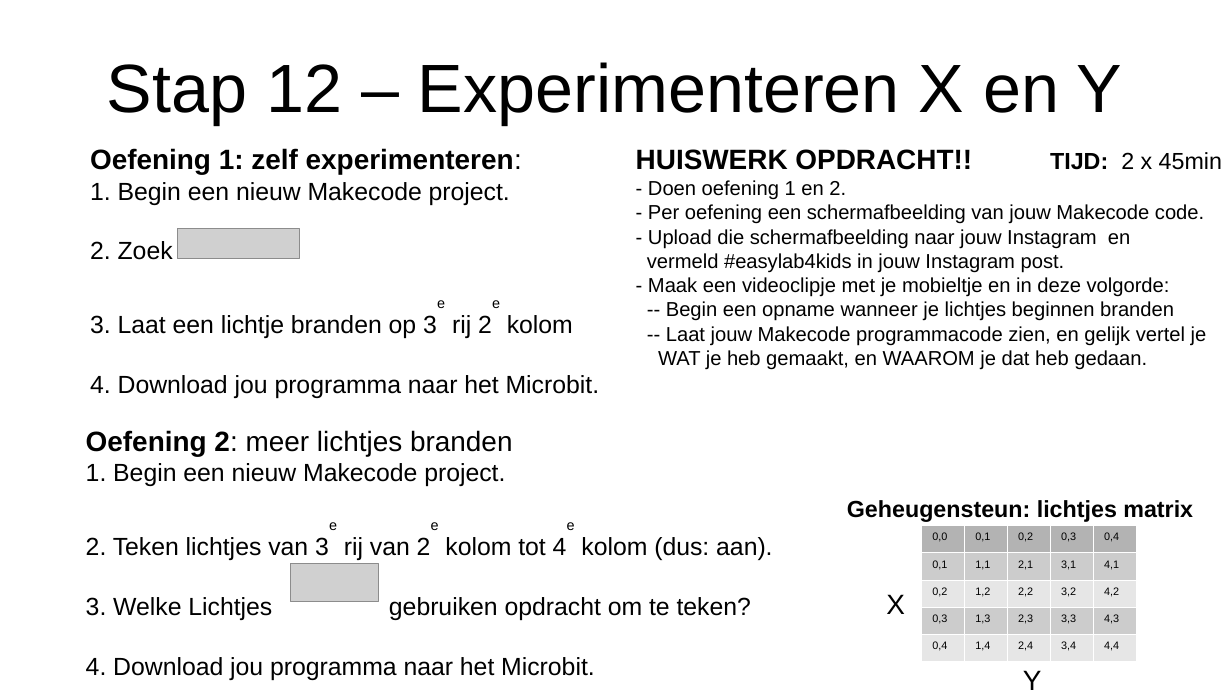
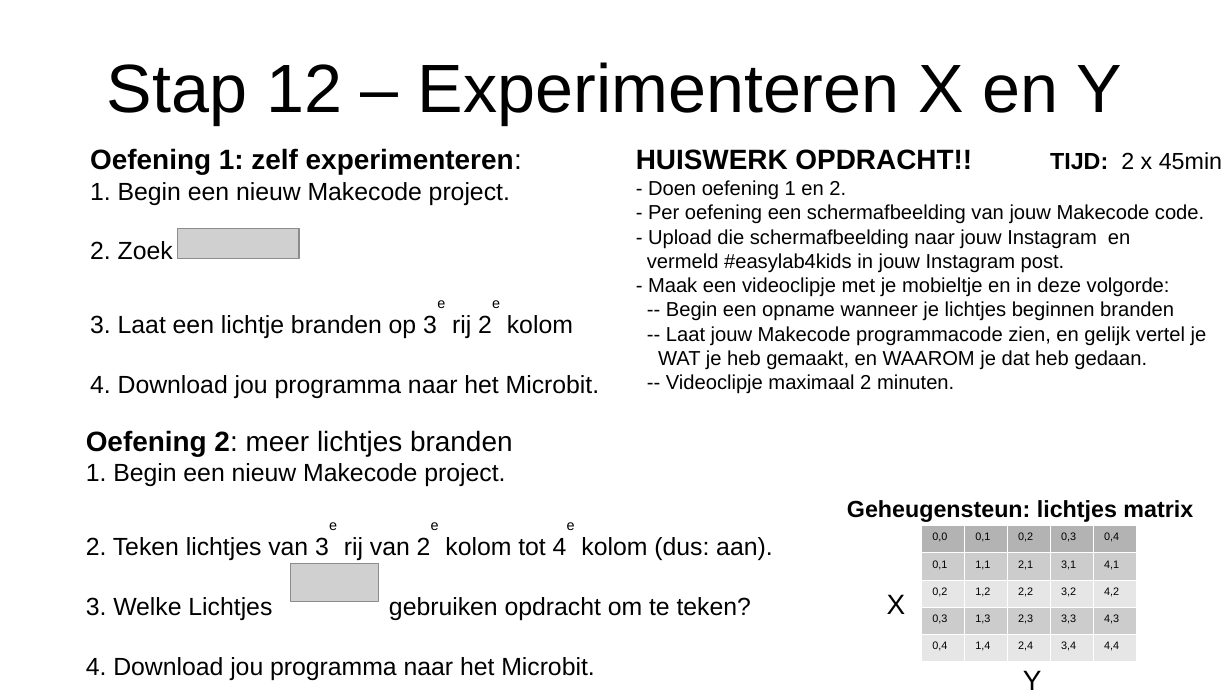
Before and after one commit to pappavis/Easylab4kids_lessen, a slide deck: slide 16 of lesmateriaal/083_Microbit_lichtjes/083_Microbit_lichtjes.pptx. Drawn at 1232x693 pixels with LibreOffice and Linux fonts; fonts in the diff are those of the drawing; grey boxes stand for pictures. Boxes give left, top, right and bottom in pixels: in the first picture for what was removed or moved away, otherwise in the second. Text is boxed around its words. In the diff, an @@ line names an element or a change of style, - is before the commit and + after.

```diff
--- a/lesmateriaal/083_Microbit_lichtjes/083_Microbit_lichtjes.pptx
+++ b/lesmateriaal/083_Microbit_lichtjes/083_Microbit_lichtjes.pptx
@@ text at box(666, 374, 954, 394): paragraph added @@
+-- Videoclipje maximaal 2 minuten.
```
Also in this commit, not shown: 9 other slides changed, 1 other file.
